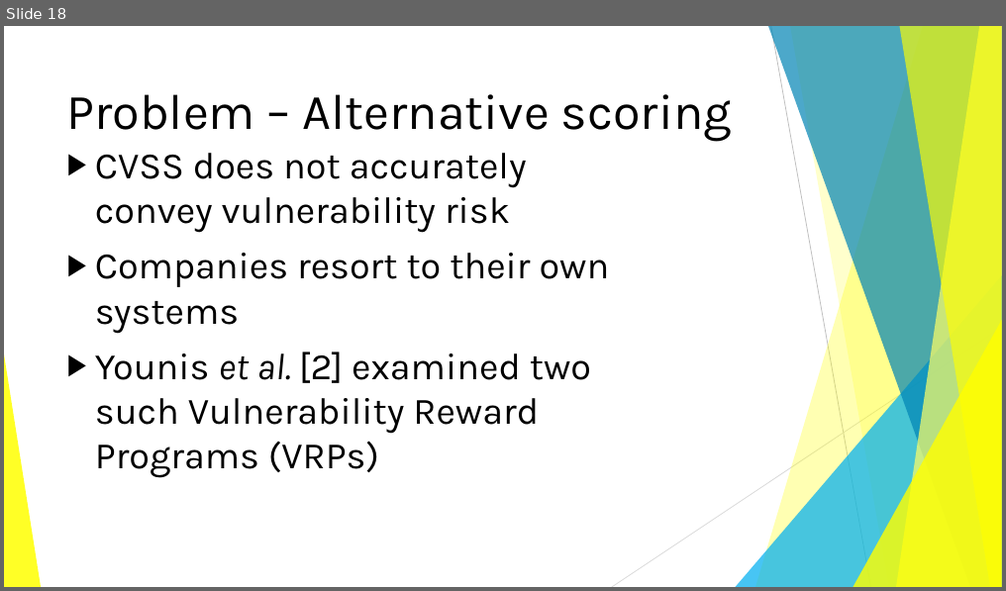
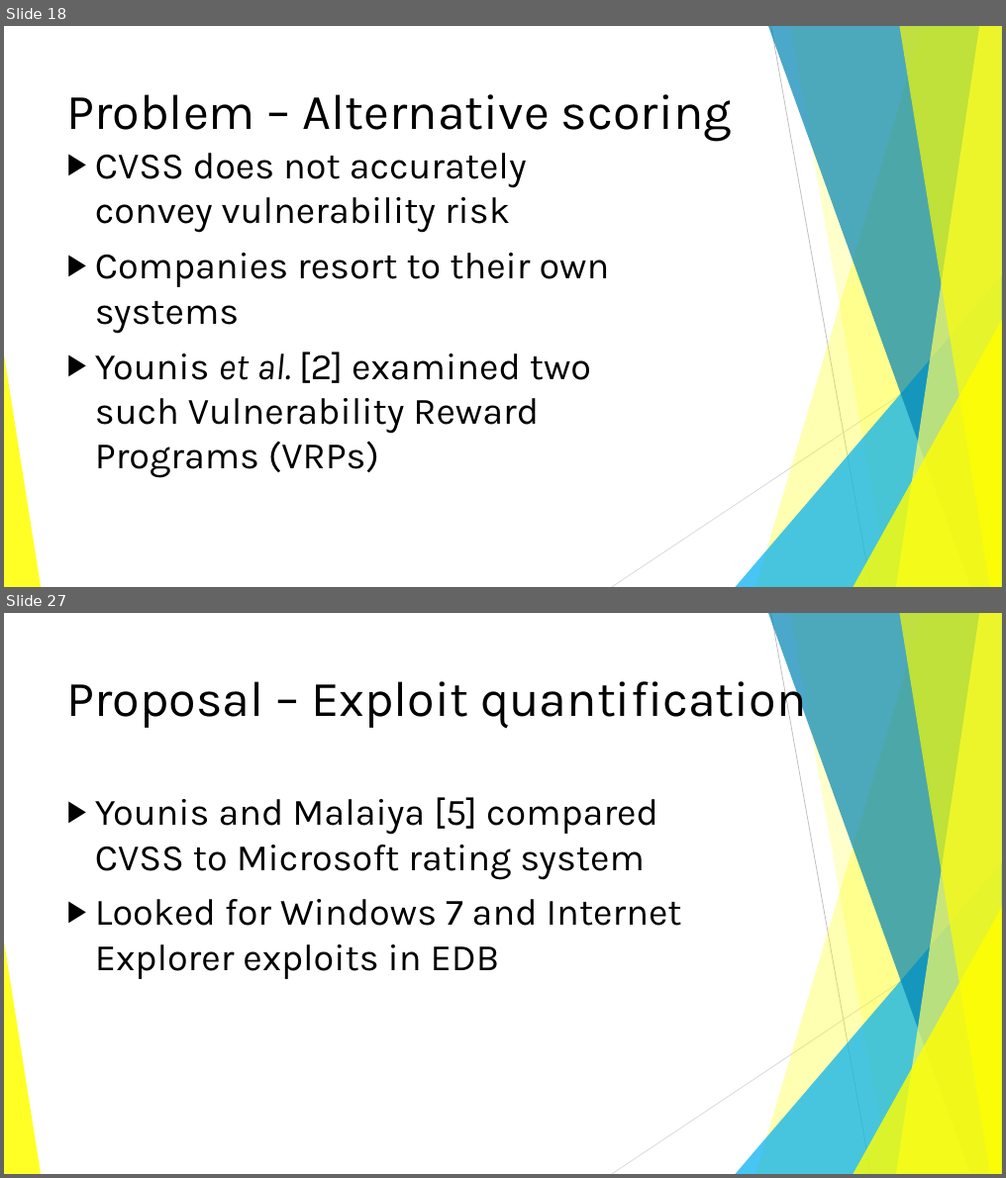
Before and after one commit to BenChurch/Winter2017, a slide deck: CISC848/ProposalPresentation/CvssOptimizationProposal.pptx. Shown one above the other, each under a label of ours: slide 18 before the commit, slides 18 and 27 after it; the slides between them are not shown. The pictures are 1006x591 and 1006x1178 pixels, drawn with LibreOffice and Linux fonts; fonts in the diff are those of the drawing. Boxes give left, top, right and bottom in pixels: in the first picture for what was removed or moved away, otherwise in the second. Text is boxed around its words. In the diff, an @@ line names an element or a change of style, - is before the commit and + after.

```diff
--- a/CISC848/ProposalPresentation/CvssOptimizationProposal.pptx
+++ b/CISC848/ProposalPresentation/CvssOptimizationProposal.pptx
@@ slide 27 added at (x1=4, y1=613, x2=1002, y2=1174), background #FFFFFF; not listed: 10 template elements that a slide beside it also shows @@
@@ title added at (x1=67, y1=671, x2=807, y2=729), 48 pt, text #000000 @@
+Proposal – Exploit quantification
@@ text added at (x1=95, y1=797, x2=682, y2=979), 36 pt, text #000000 @@
+▶ Younis and Malaiya [5] compared CVSS to Microsoft rating system
+▶ Looked for Windows 7 and Internet Explorer exploits in EDB
```
Also in this commit, not shown: 8 slides changed, 9 other slides added, 1 other file.
